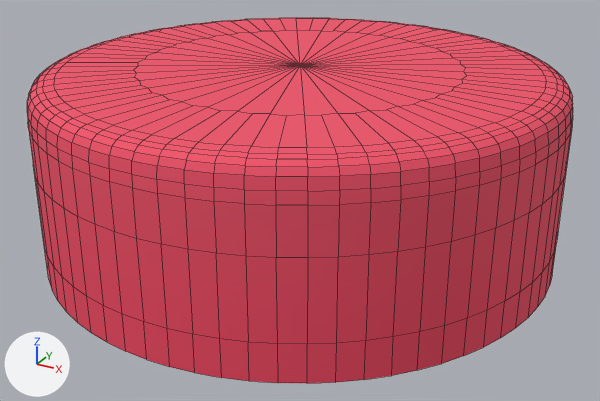
What one commit did to the FBX model Assets/Resources/NewCakeAnhHuy/cake07.FBX.
The view is the same before and after, from a 50 mm camera at (0.01429, -0.02598, 0.01456) aimed at (0.00033, -0.00061, 0.00187). The axes (+X, +Y, +Z) are drawn at lower left. The lights are the same throughout. Mesh edges are drawn as thin lines. Where no turn or scale is listed for an object, it has been applied to the vertices.

The older version as bpy lines, for what is in view:
```python
me_mesh = bpy.data.meshes.new('Mesh')
me_mesh.from_pydata(...)  # 793 vertices, 756 faces; spans x -0.0096..0.0096, y -0.0096..0.0096, z 0.0..0.0069
me_mesh.materials.append(mat_material__25)  # picture img_texture_10june24_psd
ob_cake07 = bpy.data.objects.new('cake07', me_mesh)
ob_cake07.location = (0.0, 0.0, 0.0)
```
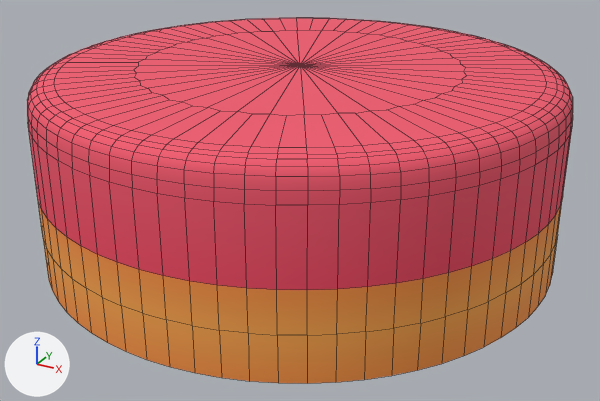
Pixel boxes (x1, y1, x2, y2) of what changed, in the pictures (600 x 401 px; the box of a moved part takes in the faces that stretch with it):
part 1 of me_mesh, moved or reshaped: (29, 129, 572, 383) in both

The change, as a diff of the scene's bpy script:
```diff
--- a/Assets/Resources/NewCakeAnhHuy/cake07.FBX.py
+++ b/Assets/Resources/NewCakeAnhHuy/cake07.FBX.py
@@ me_mesh @@
 me_mesh.from_pydata(...)  # 793 vertices, 756 faces; spans x -0.0096..0.0096, y -0.0096..0.0096, z 0.0..0.0069
 # used by ob_cake07; location = (0.0, 0.0, 0.0)
+# me_mesh part 1: all 144 vertices in x -0.0096..0.0096, y -0.0096..0.0096, z 0.0013..0.0041 are scaled about their middle by (1, 1, 0.531), then moved by (0.0, 0.0, -0.0003)
 me_mesh.materials.append(mat_material__25)
```
